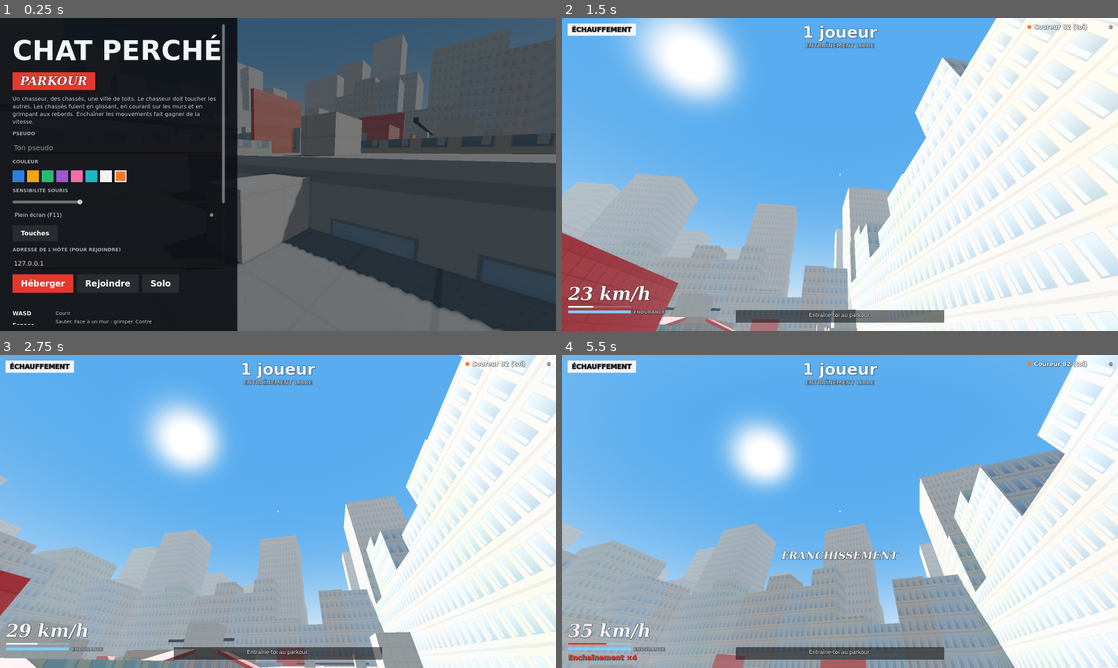
Above: before the commit, frames 1-4 (two rows, left to right).
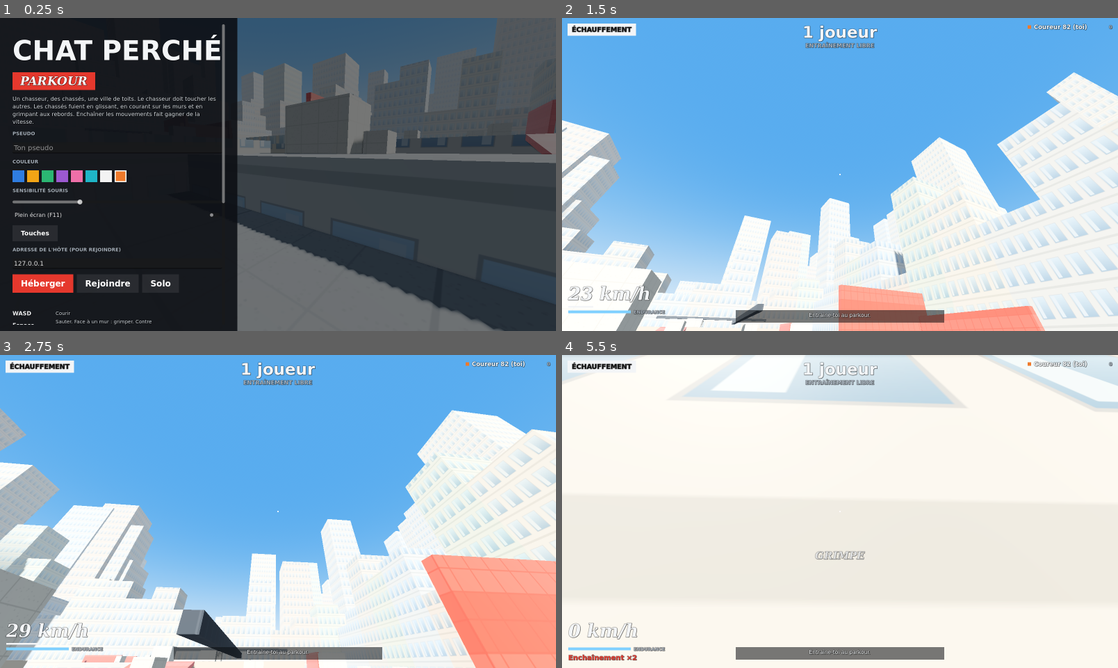
Above: after the commit, the same moments.

Repository: cocoyote2/chat-perche-godot
Game: Godot game, scene res://scenes/main.tscn
Two runs of this game, one before a commit and one after it. Both use one fixed random seed, a clock stepped at 60 frames per second and the inputs below.
Inputs (mouse positions are in pixels of both pictures, inside the frame that each line leads up to):
- Up to frame 1 (0.25 s): no input
- Up to frame 2 (1.5 s): click "Solo" at 0.5 s; tap Enter (start_round) at 1.25 s; move the mouse to (867, 174) at 1.27 s; hold W (move_forward) from 1.28 s (still down); hold Ctrl (slide) from 1.28 s (still down); click (867, 174) at 1.42 s
- Up to frame 3 (2.75 s): keep holding W (move_forward); tap Space (jump) at 1.52, 1.55, 1.82, 2.1, 2.27, 2.57 s; move the mouse to (250, 511) at 2.02 s; release Ctrl (slide) at 2.03 s; tap Ctrl (slide) at 2.3 s
- Up to frame 4 (5.5 s): keep holding W (move_forward); move the mouse to (851, 505) at 2.77 s; hold E (pulse) 2.78-3.53 s; tap Space (jump) at 3.05, 3.77, 4.07, 4.52, 4.55, 4.82, 5.27 s; move the mouse to (834, 517) at 3.52 s; tap Tab (scores) at 3.6 s; click (834, 517) at 3.67 s; tap Ctrl (slide) at 3.8, 5.3 s; move the mouse to (878, 514) at 4.27 s; hold Ctrl (slide) 4.28-5.03 s; move the mouse to (795, 508) at 5.02 s; tap Shift (sprint) at 5.1 s

The runs differ from the first frame. In frame 1, 8.4% of the frame differs, in the area x 42-100%, y 0-79%; in frame 2, 47%; in frame 3, 47%; in frame 4, 83%, in the area x 0-100%, y 0-100%.

Commit message:
Rampes : moins nombreuses, agrippables, sans franchissement en haut
- Moins de rampes : 8 rampes d'accès sur le tour (coins et milieux de
  côté) au lieu de 16, 2 depuis la place au lieu de 4, toboggans deux
  fois moins fréquents (8 au lieu de 17). Les passerelles plates entre
  les toits sont supprimées. Les 36 toits restent accessibles sans
  grimpe, surtout par les sauts entre toits.
- Les bords des rampes et des toboggans comptent comme des rebords :
  franchissement automatique là où ils sont bas, Espace pour s'agripper
  et se hisser plus haut ; on arrive sur la pente à cet endroit.
- En haut d'une rampe (palier ou toit) et au pied des toboggans raides,
  on continue en marchant au lieu de faire un franchissement
  (World.ramp_leads_to, et bords au niveau des pieds ignorés).
- Les obstacles de toit ne bloquent plus l'entrée des toboggans ni les
  paliers : ils sont placés en dernier, hors de couloirs réservés, et
  ne débordent plus des toits.
- parkour_test : montée de rampe sans franchissement, côté d'une rampe
  à 2,2 m (franchissement) et 3,2 m (Espace), tous les toboggans se
  montent en marchant.

La carte change : serveur et clients à mettre à jour ensemble.

Co-Authored-By: Claude Opus 5.5 <noreply@anthropic.com>

Diff:
--- a/scripts/player.gd
+++ b/scripts/player.gd
@@ -373,15 +373,16 @@
 			var reach := maxf(hs, recent)
 			if grounded and f > 0.0 and reach > 2.5:
 				var l := world.find_ledge(position, h, fn, 0.25, 1.4, 0.3 + reach * 0.05)
-				if not l.is_empty():
+				if not l.is_empty() and not world.ramp_leads_to(position, l):
 					_start_mantle(l, "vault", f)
 					return
 			elif not grounded and (f > 0.0 or (velocity.y < 0.0 and st == "move")):
 				var l := world.find_ledge(position, h, fn, 0.3, 2.4, 0.5)
 				if not l.is_empty():
 					var rel: float = l.top - position.y
-					# low ledges are vaulted on the way, but not at the end of a wall climb
-					if rel <= 1.45 and f > 0.0 and not climb_used:
+					# low ledges are vaulted on the way, but not at the end of a wall climb,
+					# nor where the ramp we are on simply carries on to it
+					if rel <= 1.45 and f > 0.0 and not climb_used and not world.ramp_leads_to(position, l):
 						_start_mantle(l, "vault", f)
 						return
 					# Space grabs the ledge and pulls straight up; without it, no grab
--- a/scripts/world.gd
+++ b/scripts/world.gd
@@ -93,6 +93,7 @@
 var crate_steps: Array = []    # {p: street point in front, n: normal out of the wall, top: roof}
 var hunter_spawn := Vector3(0, 2.2, 0)
 
+var _keep_clear: Array[Rect2] = []   # roof areas (x, z) where bridges and ramps land
 var _grid := {}
 var _stamp := 0
 var _q: Array[Box] = []
@@ -217,37 +218,74 @@
 
 
 ## A ledge in front of the player whose top lies between p.y + lo and p.y + hi, with
-## room to crouch on top. Returns {} or {top, tx, tz, n, face}.
+## room to crouch on top. Box tops and ramp edges both count. Returns {} or
+## {top, tx, tz, n, face}.
 func find_ledge(p: Vector3, cur_h: float, n: Vector2i, lo: float, hi: float, dist: float) -> Dictionary:
-	if wall_probe(p, n, dist, lo - 0.6, hi) == null:
-		return {}
 	var r := _slab(p, n, dist)
 	var top := -INF
 	var face := 0.0
-	for c in query(r.x, r.y, r.z, r.w):
-		if not (r.x < c.x1 and r.z > c.x0 and r.y < c.z1 and r.w > c.z0):
-			continue
-		if c.y1 < p.y + lo or c.y1 > p.y + hi or c.y1 - c.y0 < 0.25:
-			continue
-		if c.y1 > top:
-			top = c.y1
-			if n.x > 0:
-				face = c.x1
-			elif n.x < 0:
-				face = c.x0
-			elif n.y > 0:
-				face = c.z1
-			else:
-				face = c.z0
+	if wall_probe(p, n, dist, lo - 0.6, hi) != null:
+		for c in query(r.x, r.y, r.z, r.w):
+			if not (r.x < c.x1 and r.z > c.x0 and r.y < c.z1 and r.w > c.z0):
+				continue
+			if c.y1 < p.y + lo or c.y1 > p.y + hi or c.y1 - c.y0 < 0.25:
+				continue
+			if c.y1 > top:
+				top = c.y1
+				face = _face_of(n, c.x0, c.x1, c.z0, c.z1)
+	# the edge of a ramp ahead: its surface where the player would pull up to
+	for rp in ramps:
+		if not (r.x < rp.x1 and r.z > rp.x0 and r.y < rp.z1 and r.w > rp.z0):
+			continue
+		var f := _face_of(n, rp.x0, rp.x1, rp.z0, rp.z1)
+		var ahead := (f - p.x) * -n.x if n.x != 0 else (f - p.z) * -n.y
+		if ahead < R - 0.05:   # that edge is beside or behind us: we are on this ramp
+			continue
+		var rx := f - n.x * (R + 0.3) if n.x != 0 else p.x
+		var rz := f - n.y * (R + 0.3) if n.y != 0 else p.z
+		if not rp.contains(rx, rz):
+			continue
+		# an edge level with our feet (the foot of a ramp) is walked onto, not vaulted
+		var ex := f if n.x != 0 else p.x
+		var ez := f if n.y != 0 else p.z
+		if absf(rp.y_at(ex, ez) - p.y) < 0.2:
+			continue
+		var ry := rp.y_at(rx, rz)
+		if ry < p.y + lo or ry > p.y + hi or ry - rp.bottom_at(rx, rz) < 0.25:
+			continue
+		if ry > top:
+			top = ry
+			face = f
 	if top == -INF:
 		return {}
 	var tx := face - n.x * (R + 0.3) if n.x != 0 else p.x
 	var tz := face - n.y * (R + 0.3) if n.y != 0 else p.z
+	var tr := ramp_at(tx, tz, top)
+	if tr != null:   # pulling up onto a slope: land on its surface there
+		top = tr.y_at(tx, tz)
 	if not is_free(tx, top, tz, HL):
 		return {}
 	if box_hit(p.x - R, p.y + cur_h, p.z - R, p.x + R, top + HL, p.z + R) != null:
 		return {}
 	return {"top": top, "tx": tx, "tz": tz, "n": n, "face": face}
+
+
+## The side of a rectangle facing a player whose wall normal is n.
+static func _face_of(n: Vector2i, x0: float, x1: float, z0: float, z1: float) -> float:
+	if n.x > 0:
+		return x1
+	if n.x < 0:
+		return x0
+	if n.y > 0:
+		return z1
+	return z0
+
+
+## True when the ramp under p carries on, level, onto that ledge: walking up a
+## ramp onto a roof or a landing is a step, not something to vault.
+func ramp_leads_to(p: Vector3, ledge: Dictionary) -> bool:
+	var r := ramp_at(p.x, p.z, p.y)
+	return r != null and absf(r.y_at(float(ledge.tx), float(ledge.tz)) - float(ledge.top)) < 0.2
 
 
 static func wall_key(n: Vector2i, b: Box) -> String:
@@ -339,12 +377,11 @@
 			for p in rec.parts:
 				add_box(p[0], 0, p[2], p[1], p[4], p[3], "bld", tint)
 			buildings.append(rec)
-			_roof_course(rec)
-
-	# street access: a long ramp along an outer wall of every outer block, and
-	# ramps from the plaza up onto the four blocks around it
+
+	# street access: a long ramp along an outer wall of the corner and mid-side
+	# blocks, and two ramps from the plaza up onto the blocks around it
 	for rec in buildings:
-		if rec == null:
+		if rec == null or (rec.i + rec.j) % 2 == 1:
 			continue
 		var outer := []
 		if rec.j == 0:
@@ -359,8 +396,6 @@
 			_side_ramp(rec, outer[_rng.randi() % outer.size()])
 	_side_ramp(buildings[1 * 5 + 2], "s")
 	_side_ramp(buildings[3 * 5 + 2], "n")
-	_side_ramp(buildings[2 * 5 + 1], "e")
-	_side_ramp(buildings[2 * 5 + 3], "w")
 
 	# on another face of every block, two crates up against the wall: vault, vault,
 	# then a jump into a wall climb up the last stretch
@@ -374,8 +409,8 @@
 			var big := _rnd() < 0.35
 			_street_crate(rec, sd, 2.2 if big else 1.2, 1.3 if big else 1.2, "dark" if big else "red")
 
-	# links between neighbouring roofs: a sloped bridge down to a lower roof, a flat
-	# catwalk between roofs of the same height, and wall-run billboards
+	# links between neighbouring roofs: now and then a sloped bridge down to the
+	# lower roof, and wall-run billboards
 	for j in 5:
 		for i in 5:
 			var a = buildings[j * 5 + i]
@@ -388,6 +423,11 @@
 				if c == null:
 					continue
 				_link(a, c, dd.x == 1)
+
+	# rooftop obstacles last, kept off the lanes where bridges and ramps arrive
+	for rec in buildings:
+		if rec != null:
+			_roof_course(rec)
 
 	# central plaza
 	add_box(-3, 0, -3, 3, 2.2, 3, "red")
@@ -478,20 +518,39 @@
 			var ux := cx + t if long_x else cx + side * 2.5
 			var uz := cz + side * 2.5 if long_x else cz + t
 			var uh := 0.9 + _rnd() * 0.25
-			if long_x:
-				add_box(ux - 0.5, top, uz - 0.9, ux + 0.5, top + uh, uz + 0.9, "light")
-			else:
-				add_box(ux - 0.9, top, uz - 0.5, ux + 0.9, top + uh, uz + 0.5, "light")
+			var hw := Vector2(0.5, 0.9) if long_x else Vector2(0.9, 0.5)
+			_roof_box(p, ux - hw.x, uz - hw.y, ux + hw.x, uz + hw.y, top, top + uh, "light")
 		if _rnd() < 0.35:   # pipe across the short axis, to slide under
 			var m := (cx if long_x else cz) + (_rnd() - 0.5) * length * 0.5
 			if long_x:
-				add_box(m - 0.15, top + 1.15, p[2] + 0.2, m + 0.15, top + 1.45, p[3] - 0.2, "dark")
+				_roof_box(p, m - 0.15, p[2] + 0.2, m + 0.15, p[3] - 0.2, top + 1.15, top + 1.45, "dark", false)
 			else:
-				add_box(p[0] + 0.2, top + 1.15, m - 0.15, p[1] - 0.2, top + 1.45, m + 0.15, "dark")
+				_roof_box(p, p[0] + 0.2, m - 0.15, p[1] - 0.2, m + 0.15, top + 1.15, top + 1.45, "dark", false)
 		if w * d > 120.0 and _rnd() < 0.3:   # hut in a corner: a wall to run or climb
 			var hx: float = p[0] + 0.8 if _rnd() < 0.5 else p[1] - 4.4
 			var hz: float = p[2] + 0.8 if _rnd() < 0.5 else p[3] - 3.8
-			add_box(hx, top, hz, hx + 3.6, top + 2.6, hz + 3.0, "light")
+			_roof_box(p, hx, hz, hx + 3.6, hz + 3.0, top, top + 2.6, "light")
+
+
+## Adds a rooftop box unless it would stick out over the edge or sit on a lane
+## kept clear for a bridge or a ramp landing.
+func _roof_box(p: Array, x0: float, z0: float, x1: float, z1: float, y0: float, y1: float, kind: String, inside := true) -> void:
+	if inside and (x0 < p[0] + 0.8 or x1 > p[1] - 0.8 or z0 < p[2] + 0.8 or z1 > p[3] - 0.8):
+		return
+	var r := Rect2(x0, z0, x1 - x0, z1 - z0)
+	for lane in _keep_clear:
+		if lane.intersects(r):
+			return
+	add_box(x0, y0, z0, x1, y1, z1, kind)
+
+
+## Keeps a 4 m deep, 3.4 m wide lane clear on the roof on each side of a link
+## spanning the street from g0 to g1 at m.
+func _clear_lane(along_x: bool, g0: float, g1: float, m: float) -> void:
+	if along_x:
+		_keep_clear.append(Rect2(g0 - 4.0, m - 1.7, (g1 - g0) + 8.0, 3.4))
+	else:
+		_keep_clear.append(Rect2(m - 1.7, g0 - 4.0, 3.4, (g1 - g0) + 8.0))
 
 
 ## Long ramp along one face of a block, from the street up to a landing level
@@ -509,24 +568,26 @@
 		var zin: float = rec.z0 + 0.2 if side == "n" else rec.z1 - 0.2
 		var hi := _height_at(rec, x1 - 0.2 if up > 0 else x0 + 0.2, zin)
 		var z0: float = rec.z0 - w if side == "n" else rec.z1
+		var lx := x1 - landing if up > 0 else x0
 		if up > 0:
 			ramps.append(Ramp.new(x0, x1 - landing, z0, z0 + w, 0, hi, "x", up))
-			add_box(x1 - landing, 0, z0, x1, hi, z0 + w, "red")
 		else:
 			ramps.append(Ramp.new(x0 + landing, x1, z0, z0 + w, 0, hi, "x", up))
-			add_box(x0, 0, z0, x0 + landing, hi, z0 + w, "red")
+		add_box(lx, 0, z0, lx + landing, hi, z0 + w, "red")
+		_keep_clear.append(Rect2(lx - 1.0, rec.z0 - 0.1 if side == "n" else rec.z1 - 4.0, landing + 2.0, 4.1))
 	else:
 		var z0: float = rec.z0 + m
 		var z1: float = rec.z1 - m
 		var xin: float = rec.x0 + 0.2 if side == "w" else rec.x1 - 0.2
 		var hi := _height_at(rec, xin, z1 - 0.2 if up > 0 else z0 + 0.2)
 		var x0: float = rec.x0 - w if side == "w" else rec.x1
+		var lz := z1 - landing if up > 0 else z0
 		if up > 0:
 			ramps.append(Ramp.new(x0, x0 + w, z0, z1 - landing, 0, hi, "z", up))
-			add_box(x0, 0, z1 - landing, x0 + w, hi, z1, "red")
 		else:
 			ramps.append(Ramp.new(x0, x0 + w, z0 + landing, z1, 0, hi, "z", up))
-			add_box(x0, 0, z0, x0 + w, hi, z0 + landing, "red")
+		add_box(x0, 0, lz, x0 + w, hi, lz + landing, "red")
+		_keep_clear.append(Rect2(rec.x0 - 0.1 if side == "w" else rec.x1 - 4.0, lz - 1.0, 4.1, landing + 2.0))
 
 
 ## Footprint (x0, z0, x1, z1) of something set against face `side`, `depth` out
@@ -587,7 +648,7 @@
 	var m := o0 + 2.5 + _rnd() * (o1 - o0 - 5.0)
 	var ha := _height_at(a, a.x1 - 0.1, m) if along_x else _height_at(a, m, a.z1 - 0.1)
 	var hc := _height_at(c, c.x0 + 0.1, m) if along_x else _height_at(c, m, c.z0 + 0.1)
-	if absf(ha - hc) >= 0.9 and _rnd() < 0.7:
+	if absf(ha - hc) >= 0.9 and _rnd() < 0.35:
 		# bridge sloping down to the lower roof, flush with both edges
 		var up := 1 if hc > ha else -1
 		var lo := minf(ha, hc)
@@ -596,12 +657,7 @@
 			ramps.append(Ramp.new(g0, g1, m - 1.2, m + 1.2, lo, hi, "x", up, 0.3))
 		else:
 			ramps.append(Ramp.new(m - 1.2, m + 1.2, g0, g1, lo, hi, "z", up, 0.3))
-		used = m
-	elif absf(ha - hc) < 0.3 and _rnd() < 0.6:
-		if along_x:
-			add_box(g0, ha - 0.3, m - 1.1, g1, ha, m + 1.1, "red")
-		else:
-			add_box(m - 1.1, ha - 0.3, g0, m + 1.1, ha, g1, "red")
+		_clear_lane(along_x, g0, g1, m)
 		used = m
 	if _rnd() < 0.45:   # billboard over the street: run along it to cross
 		var b := o0 + 0.8 if _rnd() < 0.5 else o1 - 0.8
--- a/tests/parkour_test.gd
+++ b/tests/parkour_test.gd
@@ -172,7 +172,24 @@
 	var sgn := signf(rright.dot(side_n * roof_side))
 	p.set_pos(lowp, ryaw)
 	log = await _sim([{"ax": Vector2(0, 1), "t": (along + 2.8) / 8.0 + 0.15}, {"ax": Vector2(0, 0), "t": 0.2}, {"ax": Vector2(sgn, 0), "t": 0.7}])
-	_check("rampe d'accès : de la rue au toit de %.1f m (y=%.2f)" % [sr.hi, p.position.y], p.position.y >= sr.hi - 0.1 and world.ramp_at(p.position.x, p.position.z, p.position.y) == null, log)
+	_check("rampe d'accès : de la rue au toit de %.1f m en marchant, sans franchissement (y=%.2f)" % [sr.hi, p.position.y],
+		p.position.y >= sr.hi - 0.1 and world.ramp_at(p.position.x, p.position.z, p.position.y) == null and not "mantle" in log, log)
+
+	# 14b. from the street, jump at the side of that ramp and get onto it: a vault
+	# where it is low, a grab with Space higher up
+	var street_side := -roof_side
+	for ylevel in [2.2, 3.2]:
+		var gp: Vector3 = lowp - sdn * (1.5 + along * float(ylevel) / sr.hi)   # where the slope is that high
+		var gstart: Vector3 = gp + side_n * street_side * (1.3 + 2.0)   # 2 m out from the ramp's street side
+		p.set_pos(gstart, atan2(side_n.x * street_side, side_n.z * street_side))   # facing the ramp
+		var steps := [{"ax": Vector2(0, 1), "t": 0.25}, {"ax": Vector2(0, 1), "jump": true, "t": 0.15}]
+		if ylevel > 3.0:
+			steps.append({"ax": Vector2(0, 1), "t": 0.1})
+			steps.append({"ax": Vector2(0, 1), "jump": true, "t": 0.15})
+		steps.append({"ax": Vector2(0, 0), "t": 0.6})
+		log = await _sim(steps)
+		var on_ramp := world.ramp_at(p.position.x, p.position.z, p.position.y) == sr
+		_check("côté d'une rampe à %.1f m : %s puis sur la rampe" % [ylevel, "franchissement" if ylevel < 3.0 else "Espace pour se hisser"], "mantle" in log and on_ramp, log)
 
 	# 15. crate steps: vault, vault, jump into a wall climb, Space at the top
 	var climbed := false
@@ -220,6 +237,24 @@
 		p.velocity = Vector3(-sin(hop.yaw), 0, -cos(hop.yaw)) * 8.0
 		log = await _sim([{"ax": Vector2(0, 1), "t": 0.1}, {"ax": Vector2(0, 1), "jump": true, "t": 1.2}])
 		_check("saut par-dessus la rue vers un toit %.1f m plus haut (y=%.2f)" % [hop.up, p.position.y], p.position.y >= float(hop.top) - 0.05, log)
+
+	# 18. every bridge can be walked up from its low end
+	var blocked := []
+	var bridges := 0
+	for q: World.Ramp in world.ramps:
+		if q.thick <= 0.0:
+			continue
+		bridges += 1
+		var qdn := q.downhill()
+		var qlen := (q.x1 - q.x0) if q.ax == "x" else (q.z1 - q.z0)
+		var qs := Vector3((q.x0 + q.x1) / 2.0, q.lo + 0.02, (q.z0 + q.z1) / 2.0) + qdn * (qlen / 2.0 + 1.2)
+		p.set_pos(qs, atan2(qdn.x, qdn.z))
+		var qlog := await _sim([{"ax": Vector2(0, 1), "t": qlen / 8.0 + 0.6}])
+		if max_y < q.hi - 0.15:
+			blocked.append("%.1f→%.1f m en %s" % [q.lo, q.hi, qs])
+		elif "mantle" in qlog:
+			blocked.append("franchissement en haut de %.1f→%.1f m" % [q.lo, q.hi])
+	_check("les %d toboggans se montent en marchant%s" % [bridges, "" if blocked.is_empty() else " (%s)" % ", ".join(blocked)], blocked.is_empty(), "")
 
 	print("\n%s" % ("TOUS LES TESTS PASSENT" if failures == 0 else "%d ÉCHEC(S)" % failures))
 	quit(1 if failures > 0 else 0)
